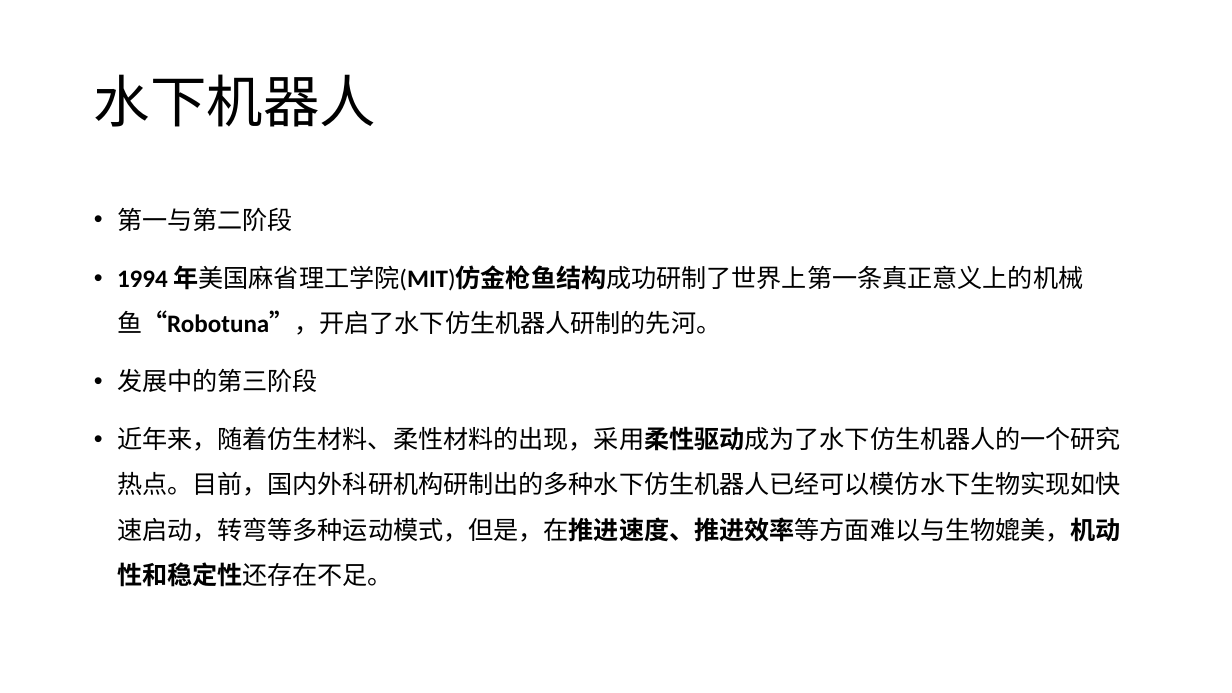
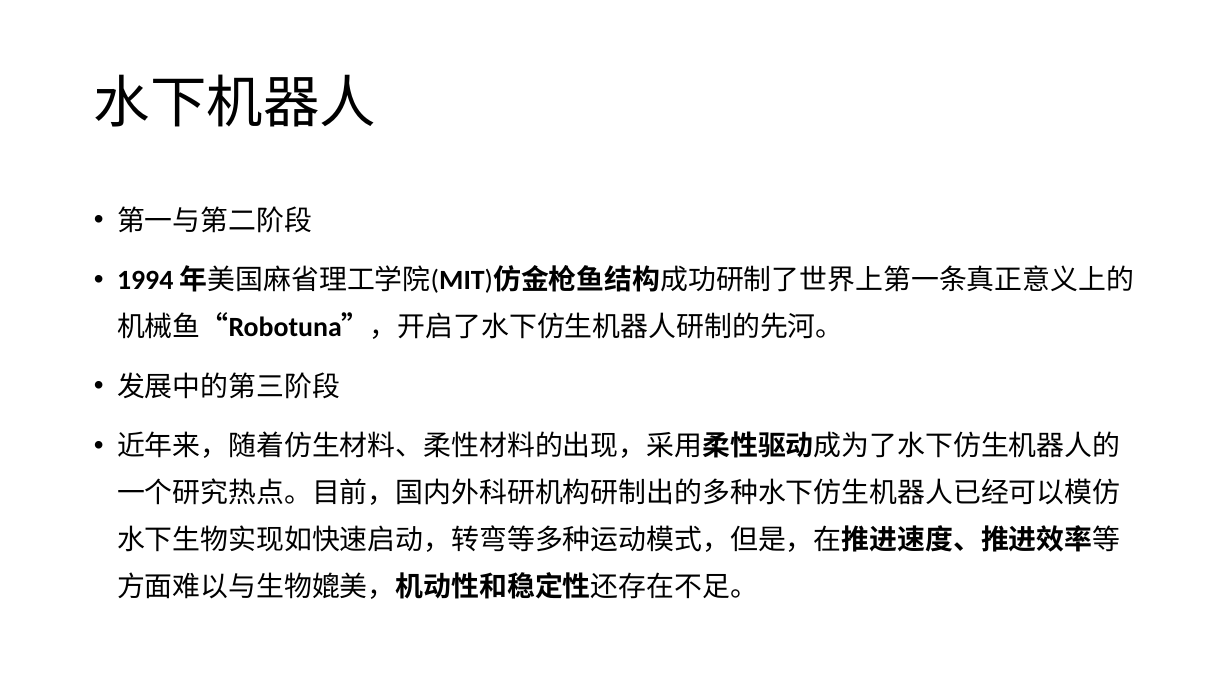
Before and after one commit to LouiValley/Global-Industry-and-Technology-Strategy-2017, a slide deck: slide 12 of weekly_report/group1/第一组第二周-仿生机器人.pptx. Drawn at 1232x693 pixels with LibreOffice and Linux fonts; fonts in the diff are those of the drawing. Boxes give left, top, right and bottom in pixels: in the first picture for what was removed or moved away, otherwise in the second. Text is boxed around its words. In the diff, an @@ line names an element or a change of style, - is before the commit and + after.

```diff
--- a/weekly_report/group1/第一组第二周-仿生机器人.pptx
+++ b/weekly_report/group1/第一组第二周-仿生机器人.pptx
@@ text "第一与第二阶段" at [117, 206, 1134, 599]: size 19.6 to 21.7 pt; line spacing 1.5 to 1.4 @@
```
Also in this commit, not shown: 9 other slides changed, 1 slide added.
